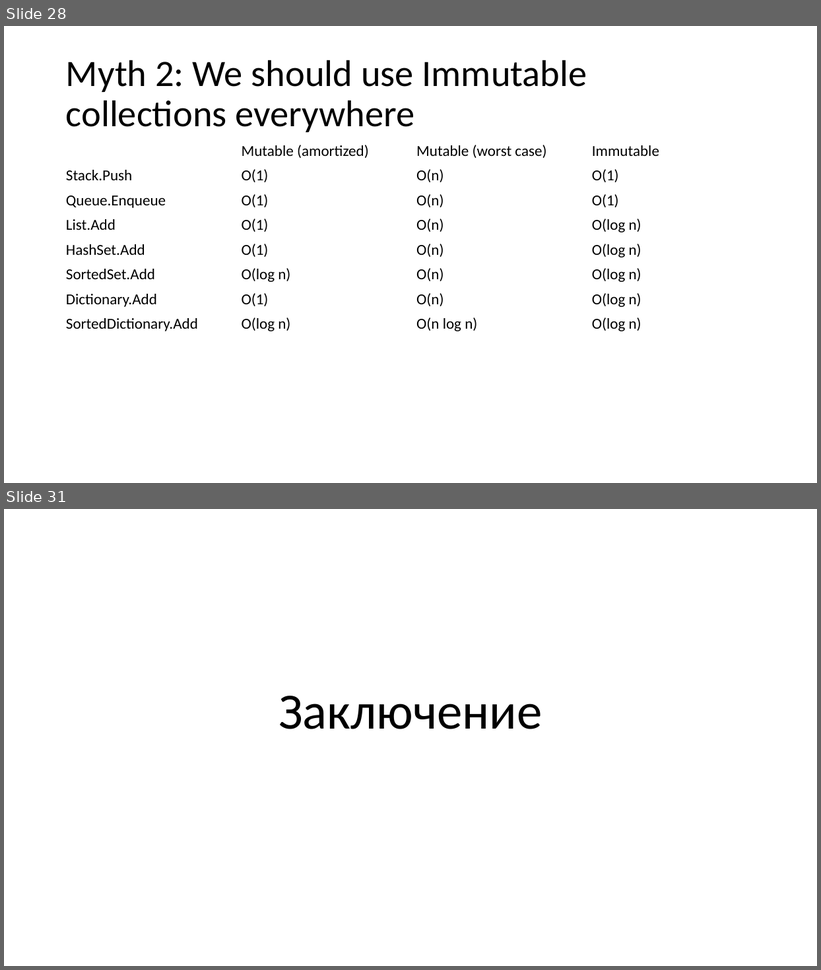
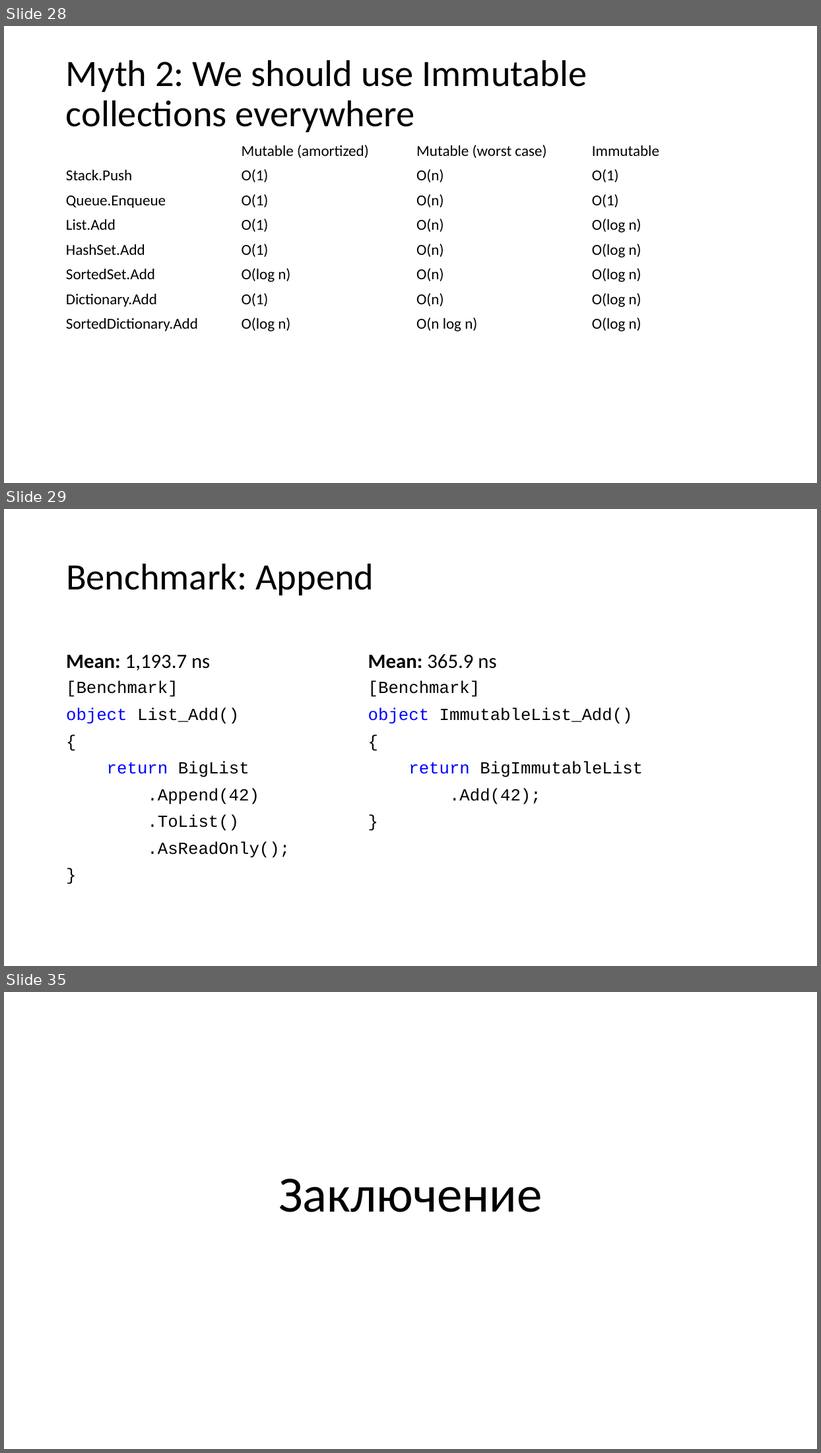
Before and after one commit to kugushev/presentations, a slide deck: Presentation.pptx. Shown one above the other, each under a label of ours: slides 28 and 31 before the commit, slides 28, 29 and 35 after it; the slides between them are not shown. The pictures are 821x970 and 821x1453 pixels, drawn with LibreOffice and Linux fonts; fonts in the diff are those of the drawing. Boxes give left, top, right and bottom in pixels: in the first picture for what was removed or moved away, otherwise in the second. Text is boxed around its words. In the diff, an @@ line names an element or a change of style, - is before the commit and + after.

```diff
--- a/Presentation.pptx
+++ b/Presentation.pptx
@@ slide 29 added at [4, 509, 817, 966], background #FFFFFF @@
@@ title added at [66, 563, 374, 595], 44 pt, text #000000 @@
+Benchmark: Append
@@ text added at [66, 655, 210, 671], 24 pt, text #000000 @@
+Mean: 1,193.7 ns
@@ text added at [368, 654, 496, 669], 24 pt, text #000000 @@
+Mean: 365.9 ns
@@ text added at [66, 681, 290, 858], 20 pt, text #000000 @@
+[Benchmark]
+object List_Add()
+{
+return BigList
+.Append(42)
+.ToList()
+.AsReadOnly();
+}
@@ text added at [368, 681, 643, 805], 20 pt, text #000000 @@
+[Benchmark]
+object ImmutableList_Add()
+{
+return BigImmutableList
+.Add(42);
+}
@@ what was slide 31 is now slide 35 @@
```
Also in this commit, not shown: 7 slides changed, 5 other slides added, 2 slides removed, 6 other files.
